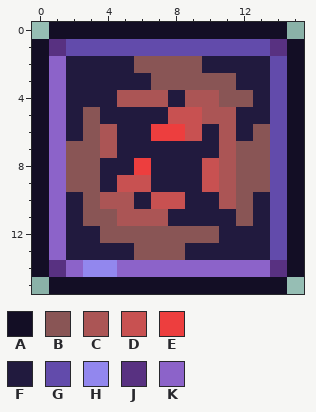
Pixel-art sprite -- Content/Buffs/Debuff/GoreAuraCooldown.png. The first picture shows the starting point.
The file is 32x32 pixels, drawn in blocks of 2x2; one block is one cell here.
Palette (. is transparent): A #130e25  B #895555  C #ab5555  D #c85151  E #ed3e3e  F #211a3e  G #624bab  H #9287ee  J #583181  K #8c63c9
And afterwards:
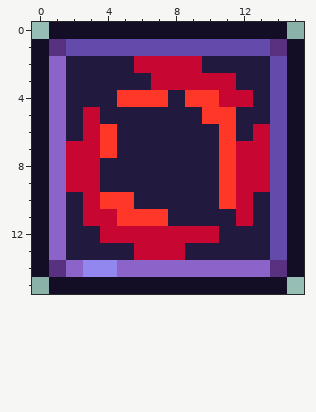
From old to new:
@@ palette @@
-B #895555
+B #c70731
-C #ab5555
+C #ff3729
@@ x 3..12 @@
  4 FFCCCFCCBB
- 5 BFFFFDDCCF
- 6 BCFFEEDFCF
+ 5 BFFFFFFCCF
+ 6 BCFFFFFFCF
  7 BCFFFFFFCB
- 8 BFFEFFFDCB
- 9 BFDDFFFDCB
-10 BCCFDDFFCB
+ 8 BFFFFFFFCB
+ 9 BFFFFFFFCB
+10 BCCFFFFFCB
 11 BBCCCFFFFB
Boxes around the changes in both pictures, in picture pixels (x1, y1, x2, y2):
changed: (66, 56, 270, 260)
